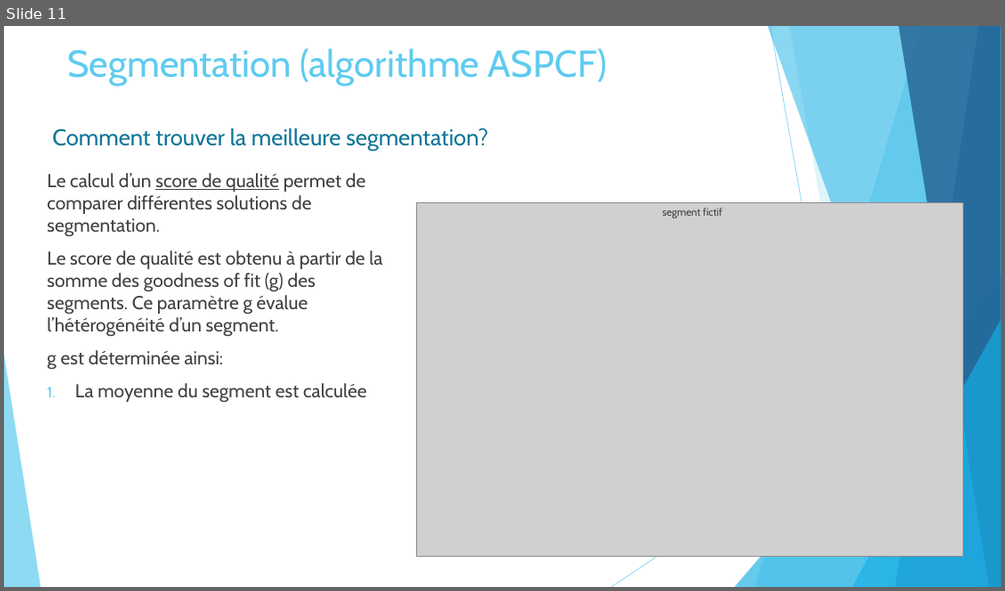
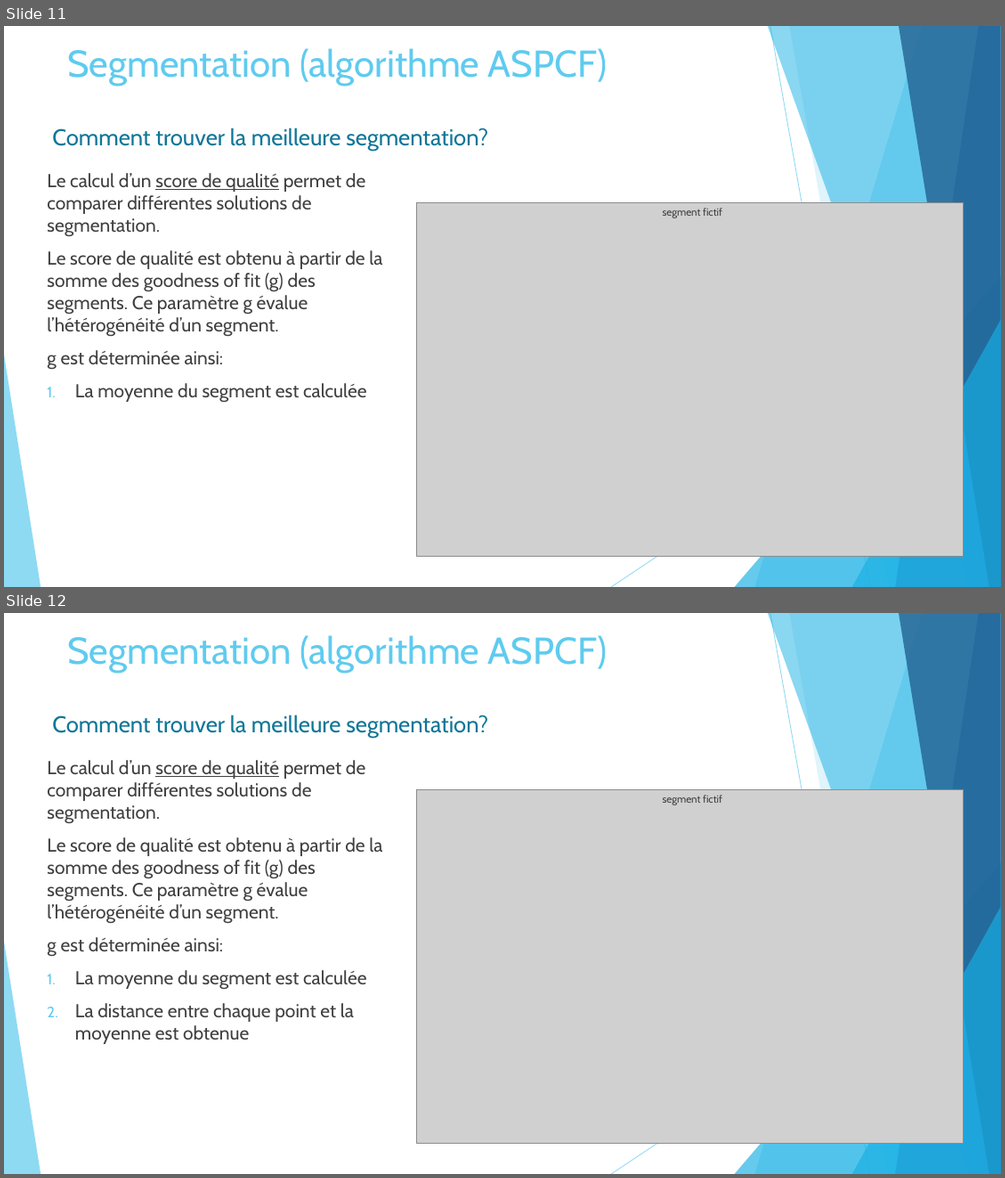
Before and after one commit to Elie-Bordron/DEA-dataviz, a slide deck: docs/docs_I_made/slides/ASCAT.pptx. Shown one above the other, each under a label of ours: slide 11 before the commit, slides 11 and 12 after it. The pictures are 1005x591 and 1005x1178 pixels, drawn with LibreOffice and Linux fonts; fonts in the diff are those of the drawing; grey boxes stand for pictures. Boxes give left, top, right and bottom in pixels: in the first picture for what was removed or moved away, otherwise in the second. Text is boxed around its words. In the diff, an @@ line names an element or a change of style, - is before the commit and + after.

```diff
--- a/docs/docs_I_made/slides/ASCAT.pptx
+++ b/docs/docs_I_made/slides/ASCAT.pptx
@@ slide 12 added at [4, 613, 1001, 1174], background #FFFFFF; not listed: 10 template elements that a slide beside it also shows @@
@@ title added at [67, 635, 607, 673], 36 pt, text #5FCBEF @@
+Segmentation (algorithme ASPCF)
@@ text added at [52, 714, 488, 737], 22 pt, text #0F7698 @@
+Comment trouver la meilleure segmentation?
@@ text added at [47, 760, 382, 1044], 18 pt, text #404040 @@
+Le calcul d’un score de qualité permet de comparer différentes solutions de segmentation.
+Le score de qualité est obtenu à partir de la somme des goodness of fit (g) des segments. Ce paramètre g évalue l’hétérogénéité d’un segment.
+g est déterminée ainsi:
+1. La moyenne du segment est calculée
+2. La distance entre chaque point et la moyenne est obtenue
@@ picture added at [416, 789, 963, 1143] @@
@@ text added at [663, 795, 722, 805], 10 pt, text #404040 @@
+segment fictif
```
Also in this commit, not shown: 4 slides changed, 3 other slides added, 1 slide removed, 29 other files.
